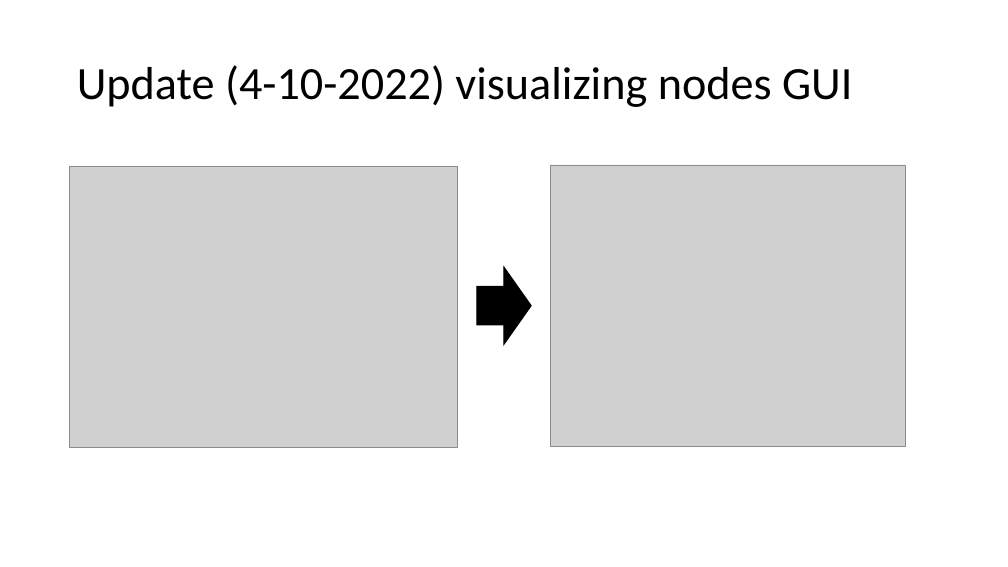
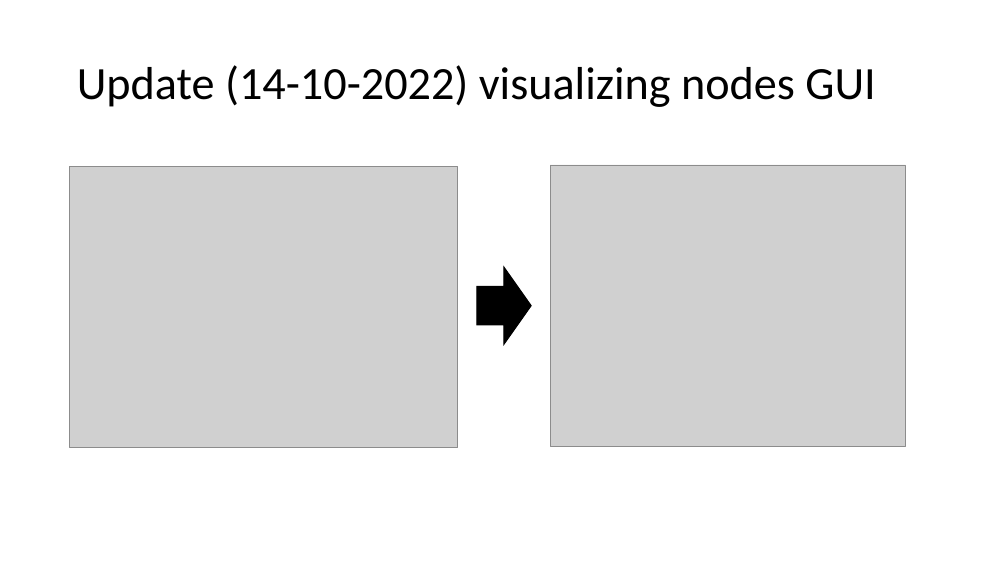
Before and after one commit to ADAALMAN/ADome-GUI, a slide deck: slide 16 of Progression/ADome GUI progression.pptx. Drawn at 1008x567 pixels with LibreOffice and Linux fonts; fonts in the diff are those of the drawing; grey boxes stand for pictures. Boxes give left, top, right and bottom in pixels: in the first picture for what was removed or moved away, otherwise in the second. Text is boxed around its words. In the diff, an @@ line names an element or a change of style, - is before the commit and + after.

```diff
--- a/Progression/ADome GUI progression.pptx
+++ b/Progression/ADome GUI progression.pptx
@@ title at <box>77,65,875,107</box>: text changed @@
-Update (4-10-2022) visualizing nodes GUI
+Update (14-10-2022) visualizing nodes GUI
```
Also in this commit, not shown: 4 slides added, 2 slides removed.
